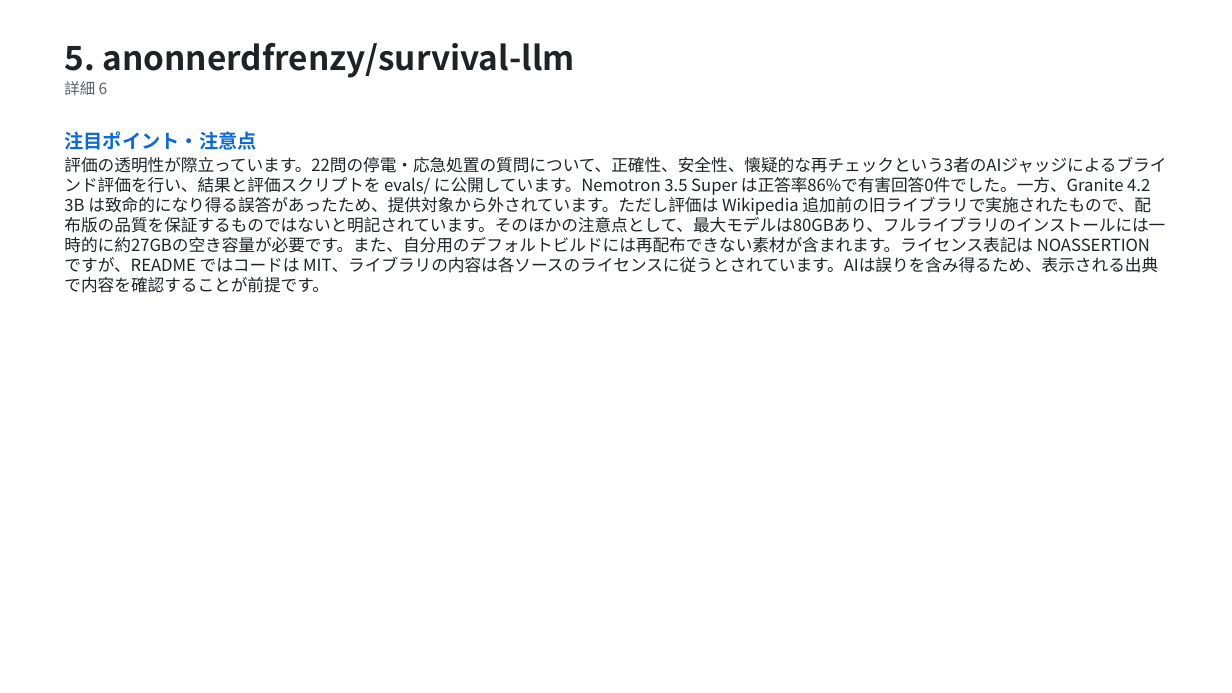
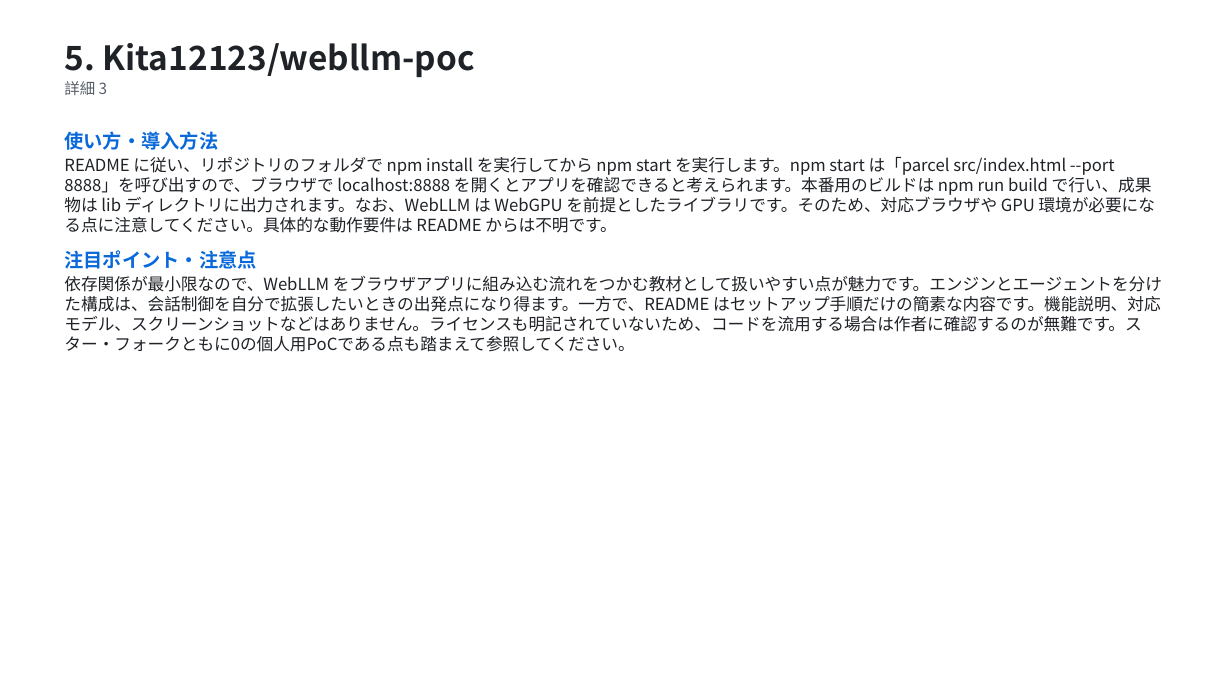
Before and after one commit to HORI-PNG/github_trend_checker, a slide deck: slide 38 of reports/2026-10-30/report.pptx (slide 41 before the commit). Drawn at 1232x693 pixels with LibreOffice and Linux fonts; fonts in the diff are those of the drawing. Boxes give left, top, right and bottom in pixels: in the first picture for what was removed or moved away, otherwise in the second. Text is boxed around its words. In the diff, an @@ line names an element or a change of style, - is before the commit and + after.

```diff
--- a/reports/2026-10-30/report.pptx
+++ b/reports/2026-10-30/report.pptx
@@ text at bbox=[64, 43, 475, 95]: text changed @@
-5. anonnerdfrenzy/survival-llm
-詳細 6
+5. Kita12123/webllm-poc
+詳細 3
@@ text at bbox=[64, 131, 1156, 233]: paragraphs added @@
+使い方・導入方法
+README に従い、リポジトリのフォルダで npm install を実行してから npm start を実行します。npm start は「parcel src/index.html --port 8888」を呼び出すので、ブラウザで localhost:8888 を開くとアプリを確認できると考えられます。本番用のビルドは npm run build で行い、成果物は lib ディレクトリに出力されます。なお、WebLLM は WebGPU を前提としたライブラリです。そのため、対応ブラウザや GPU 環境が必要になる点に注意してください。具体的な動作要件は README からは不明です。
@@ text at bbox=[64, 276, 1162, 352]: text changed @@
-評価の透明性が際立っています。22問の停電・応急処置の質問について、正確性、安全性、懐疑的な再チェックという3者のAIジャッジによるブラインド評価を行い、結果と評価スクリプトを evals/ に公開しています。Nemotron 3.5 Super は正答率86%で有害回答0件でした。一方、Granite 4.2 3B は致命的になり得る誤答があったため、提供対象から外されています。ただし評価は Wikipedia 追加前の旧ライブラリで実施されたもので、配布版の品質を保証するものではないと明記されています。そのほかの注意点として、最大モデルは80GBあり、フルライブラリのインストールには一時的に約27GBの空き容量が必要です。また、自分用のデフォルトビルドには再配布できない素材が含まれます。ライセンス表記は NOASSERTION ですが、README ではコードは MIT、ライブラリの内容は各ソースのライセンスに従うとされています。AIは誤りを含み得るため、表示される出典で内容を確認することが前提です。
+依存関係が最小限なので、WebLLM をブラウザアプリに組み込む流れをつかむ教材として扱いやすい点が魅力です。エンジンとエージェントを分けた構成は、会話制御を自分で拡張したいときの出発点になり得ます。一方で、README はセットアップ手順だけの簡素な内容です。機能説明、対応モデル、スクリーンショットなどはありません。ライセンスも明記されていないため、コードを流用する場合は作者に確認するのが無難です。スター・フォークともに0の個人用PoCである点も踏まえて参照してください。
```
Also in this commit, not shown: 76 other slides changed, 1 slide added, 4 slides removed, 3 other files.
